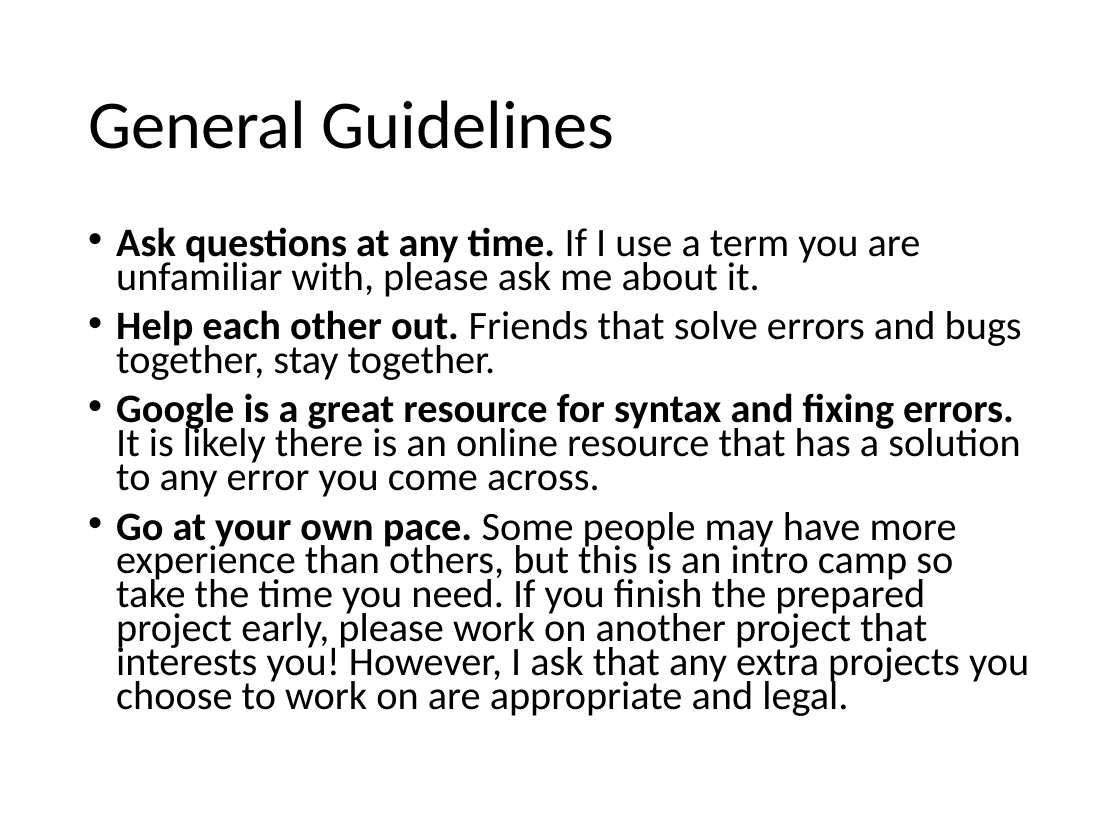
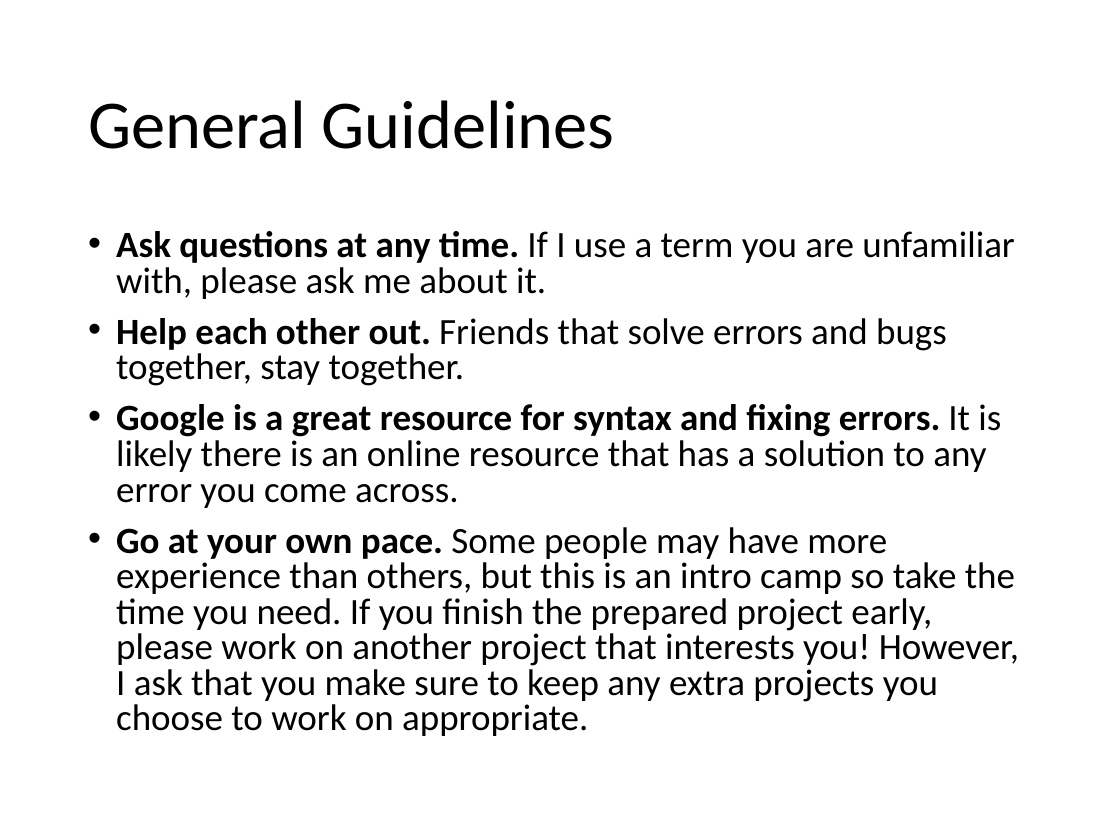
Before and after one commit to KU-CS-Camp/KU-CS-Camp.github.io, a slide deck: slide 7 of slides/CampM1.pptx. Drawn at 1120x840 pixels with LibreOffice and Linux fonts; fonts in the diff are those of the drawing. Boxes give left, top, right and bottom in pixels: in the first picture for what was removed or moved away, otherwise in the second. Text is boxed around its words. In the diff, an @@ line names an element or a change of style, - is before the commit and + after.

```diff
--- a/slides/CampM1.pptx
+++ b/slides/CampM1.pptx
@@ text at [116, 231, 1015, 508]: size 25.9 to 23.8 pt in "Ask questions at any time. If I ...", "Help each other out. Friends that solve ...", "Google is a great resource for syntax ..."; line spacing 0.7 to 0.8 @@
@@ text at [116, 527, 1019, 736]: text changed; size 25.9 to 23.8 pt @@
-• Go at your own pace. Some people may have more experience than others, but this is an intro camp so take the time you need. If you finish the prepared project early, please work on another project that interests you! However, I ask that any extra projects you choose to work on are appropriate and legal.
+• Go at your own pace. Some people may have more experience than others, but this is an intro camp so take the time you need. If you finish the prepared project early, please work on another project that interests you! However, I ask that you make sure to keep any extra projects you choose to work on appropriate.
```
